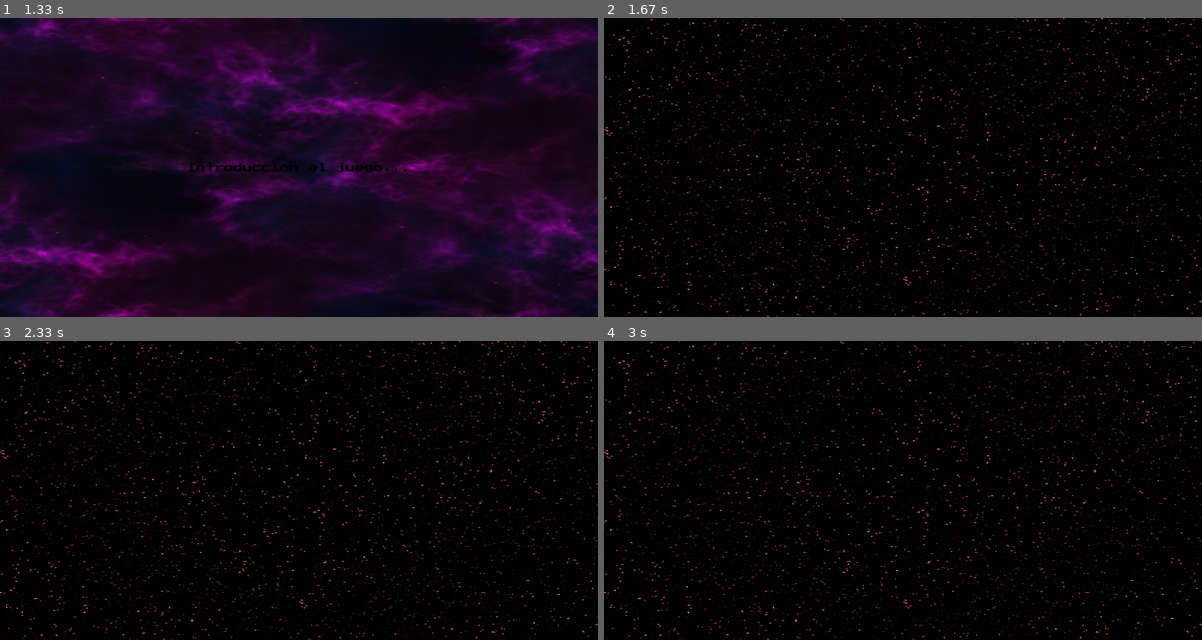
Above: before the commit, frames 1-4 (two rows, left to right).
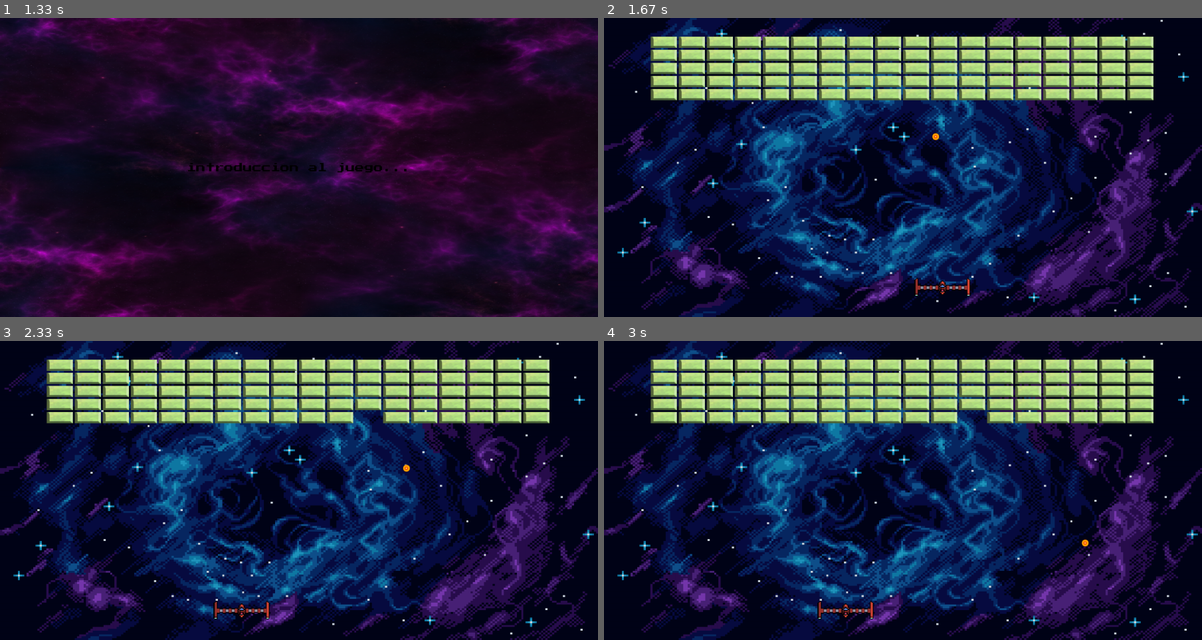
Above: after the commit, the same moments.

Repository: NahuelPiazza/Pygame_project_UTN
Game: pygame game, started from main.py
Two runs of this game, one before a commit and one after it. Both use one fixed random seed, a clock stepped at 60 frames per second and the inputs below.
Inputs:
- Up to frame 1 (1.33 s): click "Start" at 0.38 s; hold Right from 1.17 s (still down)
- Up to frame 2 (1.67 s): release Right at 1.63 s
- Up to frame 3 (2.33 s): hold Left 1.67-2.2 s; hold Left from 2.23 s (still down)
- Up to frame 4 (3 s): release Left at 2.63 s; hold Right from 2.67 s (still down)

Frame 1 is identical in both runs. In frame 2, 67% of the frame differs, in the area x 0-100%, y 0-100%; in frame 3, 67%; in frame 4, 67%.

Commit message:
features 0.04

Diff:
--- a/constants.py
+++ b/constants.py
@@ -15,7 +15,9 @@
 GAME_MUSIC_PATH = "assets/music/music_game.ogg"
 INTRO_MUSIC_PATH = "assets/music/music_intro.ogg"
 MENU_BUTTON_PATH = "assets/images/button_menu.png"
-PLAYER_SPRITE_PATH = "sprites/character/media/move_chr.png"
+PLAYER_SPRITE_PATH = "sprites/character/media/character_sprite.png"
+BRICK_SPRITE_PATH = "sprites/bricks/brick_green.png"
+BALL_SPRITE_PATH = "assets/images/ball.png"
 
 # colores
 
--- a/main.py
+++ b/main.py
@@ -1,107 +1,180 @@
 import pygame as pg
 import sys
+
+from screens import main_menu, introduction
 import constants
 
 pg.init()
 pg.mixer.init()
 
-# seteamos ancho y alto de pantalla
+#--------------------- seteamos ancho y alto de pantalla ---------------------
+
 screen = pg.display.set_mode((constants.DISPLAY_WIDTH, constants.DISPLAY_HEIGTH), pg.RESIZABLE)
 
-# colocamos el icono y titulo de la ventana
+# --------------------- colocamos el icono y titulo de la ventana ---------------------
+
 pg.display.set_icon(pg.image.load(constants.ICON_PATH).convert())
 pg.display.set_caption("Galaxnoid!")
 
-# Definir fuentes para los elementos
+# --------------------- Definir fuentes para los elementos ---------------------
+
 gral_text_font = pg.font.Font(constants.FONT_PATH, 25)
 title_font = pg.font.Font(constants.FONT_PATH, 74)
 border_font = pg.font.Font(constants.FONT_PATH, 75)
 button_font = pg.font.Font(constants.FONT_PATH, 35)
 
-# cargar y escalar la imagenes
+# --------------------- cargar y escalar la imagenes ---------------------
+
 background_menu = pg.transform.scale(pg.image.load(constants.BACKGROUND_MENU_PATH).convert(),(constants.DISPLAY_WIDTH,constants.DISPLAY_HEIGTH))
 background_introduction = pg.transform.scale(pg.image.load(constants.BACKGROUND_INTRO_PATH).convert(),(constants.DISPLAY_WIDTH,constants.DISPLAY_HEIGTH))
 background_game = pg.transform.scale(pg.image.load(constants.BACKGROUND_GAME_PATH).convert(),(constants.DISPLAY_WIDTH,constants.DISPLAY_HEIGTH))
-# contenedores Botones del menú
+spaceship_sprite = pg.transform.scale(pg.image.load(constants.PLAYER_SPRITE_PATH).convert_alpha(), (150, 50))
+ball_sprite = pg.transform.scale(pg.image.load(constants.BALL_SPRITE_PATH).convert_alpha(), (20, 20))
+brick_sprite = pg.transform.scale(pg.image.load(constants.BRICK_SPRITE_PATH).convert_alpha(), (70, 30))
+
+# --------------------- contenedores Botones del menú -------------------
+
 start_button = pg.Rect(constants.DISPLAY_WIDTH // 2 - 110, constants.DISPLAY_HEIGTH // 2 , 250, 80)
 ranking_button = pg.Rect(constants.DISPLAY_WIDTH // 2 - 110, constants.DISPLAY_HEIGTH // 2 + 100, 250, 80)
 exit_button = pg.Rect(constants.DISPLAY_WIDTH // 2 - 110, constants.DISPLAY_HEIGTH // 2 + 100, 250, 80)
 
 
-#cargamos musica
-
-
-#crea el sprite del jugador
-# sprite = pg.image.load(constants.PLAYER_SPRITE_PATH).convert_alpha()
-# sprite = pg.transform.scale(sprite, (100, 100))
-# sprite_rect = sprite.get_rect(center=(constants.DISPLAY_WIDTH // 2,constants.DISPLAY_HEIGTH // 2 + 250))
-
- # cargar y escalar la imagen del botón
+#  --------------------- ladrillos ---------------------
+
+brick_width, block_height = brick_sprite.get_size()
+brick_space = 5
+brick_rows = 5
+brick_columns = 18
+
+ladrillos = []
+inicio_x = (constants.DISPLAY_WIDTH // 2) - (brick_columns * (brick_width + brick_space)) // 2
+for fila in range(brick_rows):
+    for col in range(brick_columns):
+        ladrillo_x = inicio_x + col * (brick_width + brick_space)
+        ladrillo_y = 50 + fila * (block_height + brick_space)
+        ladrillos.append(brick_sprite.get_rect(topleft=(ladrillo_x, ladrillo_y)))
+
+# --------------------- pelotita ---------------------
+
+PELOTA_RADIO = 8
+pelota_x = constants.DISPLAY_WIDTH // 2
+pelota_y = constants.DISPLAY_HEIGTH // 2
+pelota_dx = 5 # Velocidad en x
+pelota_dy = -5 # Velocidad en y
+
+pelota_rect = pg.Rect(pelota_x - PELOTA_RADIO, pelota_y - PELOTA_RADIO,
+                          PELOTA_RADIO * 2, PELOTA_RADIO * 2)
+
+ # --------------------- cargar y escalar la imagen del botón ---------------------
+
 menu_button = pg.image.load(constants.MENU_BUTTON_PATH).convert_alpha()
 menu_button = pg.transform.scale(menu_button, (constants.DISPLAY_WIDTH // 3 - 180, constants.DISPLAY_HEIGTH // 2 - 290))
 
-# Textos de los botones
+# --------------------- Textos de los botones ---------------------
+
 text_start_button = button_font.render("Start", True, (190,190,190))
 text_exit_button = button_font.render("Exit", True, (190,190,190))
 text_ranking_button = button_font.render("ranking", True, (190,190,190))
 
-# pantalla de menu inicio
-def draw_menu():
-    screen.blit(background_menu, (0, 0))
-
-
-    # renderiza y dibuja el título del juego
-    title_text = title_font.render("Galaxnoid", True, constants.WHITE)
-    title_rect = title_text.get_rect()
-    # sombreado del título
-    borde_surf = border_font.render("Galaxnoid", True, constants.BLACK)
-    borde_rect =title_rect.move((screen.get_width() // 2 - title_text.get_width() // 2 + 10, screen.get_height() // 2 - 200))
-
-    #pegamos titulo y sombreado
-    screen.blit(borde_surf, borde_rect)
-    screen.blit(title_text, (screen.get_width() // 2 - title_text.get_width() // 2 + 5, screen.get_height() // 2 - 200))
-
-    #colocamos imagen de boton
-    screen.blit(menu_button, (screen.get_width() // 2 - title_text.get_width() // 2 + 150, screen.get_height() // 2 - 20))
-    screen.blit(menu_button, (screen.get_width() // 2 - title_text.get_width() // 2 + 150, screen.get_height() // 2 + 110))
-    screen.blit(menu_button, (screen.get_width() // 2 - title_text.get_width() // 2 + 150, screen.get_height() // 2 + 240))
-
-    # dibuja el texto de los botones y los pega
-    screen.blit(text_start_button, (start_button.x + (start_button.width - text_start_button.get_width()) // 2 - 18, start_button.y + (start_button.height - text_start_button.get_height()) // 2 ))
-    screen.blit(text_exit_button, (exit_button.x + (exit_button.width - text_exit_button.get_width()) // 2 - 20, exit_button.y + (exit_button.height - text_exit_button.get_height()) // 2 + 155))
-    screen.blit(text_ranking_button, (ranking_button.x + (ranking_button.width - text_ranking_button.get_width()) // 2 - 20, ranking_button.y + (ranking_button.height - text_ranking_button.get_height()) // 2 + 25))
-
-# pantalla de introduccion
-def introduction():
-    screen.blit(background_introduction, (0, 0))
-    intro_text = gral_text_font.render("introduccion al juego...", True, constants.BLACK)
-    screen.blit(intro_text, (screen.get_width() // 2 - intro_text.get_width() // 2, screen.get_height() // 2 - intro_text.get_height() // 2))
-    pg.display.flip()
-    pg.time.delay(1000)
+# --------------------- posicion inicial nave ---------------------
+character_sprite_rect = spaceship_sprite.get_rect(center=(constants.DISPLAY_WIDTH // 2,constants.DISPLAY_HEIGTH // 2 + 320))
 
 # pantalla del juego
 def game():
-    # limpiamos la pantalla
-    screen.fill(constants.BLACK)
+
+    global pelota_dx, pelota_dy, ladrillos, playing # Acceso a variables globales
+
+    # Limitar la nave a los bordes de la pantalla
+    character_sprite_rect.x = max(0, character_sprite_rect.x)
+    character_sprite_rect.x = min(constants.DISPLAY_WIDTH - character_sprite_rect.width, character_sprite_rect.x)
+
+    #
+    # 1.  Movimiento de la Pelota
+    pelota_rect.x += pelota_dx
+    pelota_rect.y += pelota_dy
+
+
+    # Colisión Izquierda
+    if pelota_rect.left <= 0:
+        pelota_dx = abs(pelota_dx) # Fuerza el rebote hacia la derecha
+        pelota_rect.left = 0       # Corrige la posición
+    # Colisión Derecha
+    elif pelota_rect.right >= constants.DISPLAY_WIDTH:
+        pelota_dx = -abs(pelota_dx) # Fuerza el rebote hacia la izquierda
+        pelota_rect.right = constants.DISPLAY_WIDTH # Corrige la posición
+    # Colisión Superior
+    if pelota_rect.top <= 0:
+        pelota_dy = abs(pelota_dy) # Fuerza el rebote hacia abajo
+        pelota_rect.top = 0      # Corrige la posición
+
+    # B. Colisión Pelota con la Nave (Pala)
+    if pelota_rect.colliderect(character_sprite_rect) and pelota_dy > 0:
+        # Solo rebota si la pelota baja
+        pelota_dy *= -1
+        pelota_rect.bottom = character_sprite_rect.top # Asegura que no se atasque
+
+        # Lógica de rebote angular (convertido a entero para Pygame)
+        diferencia = pelota_rect.centerx - character_sprite_rect.centerx
+        pelota_dx = int(diferencia * 0.15)
+
+        # Aseguramos una velocidad mínima en X para que no se mueva verticalmente (evita estancamiento)
+        if abs(pelota_dx) < 1:
+            pelota_dx = 1 if diferencia > 0 else -1
+
+    # C. Colisión Pelota con Ladrillos
+    ladrillos_a_eliminar = []
+    for ladrillo in ladrillos:
+        if pelota_rect.colliderect(ladrillo):
+            # Invertimos la dirección vertical y eliminamos el ladrillo
+            pelota_dy *= -1
+
+            # Ajustamos posición para evitar doble rebote
+            pelota_rect.top = ladrillo.bottom if pelota_dy > 0 else ladrillo.top - pelota_rect.height
+
+            ladrillos_a_eliminar.append(ladrillo)
+            break # Solo un ladrillo a la vez
+
+    # Eliminar los ladrillos golpeados
+    for ladrillo in ladrillos_a_eliminar:
+        ladrillos.remove(ladrillo)
+
+    # 4. Condiciones de Fin de Juego (Perder y Ganar)
+
+    # Perder: Si la pelota cae por debajo de la nave (Game Over)
+    if pelota_rect.bottom >= constants.DISPLAY_HEIGTH:
+        playing = False
+        print("¡GAME OVER!")
+        # Aquí podrías añadir una pantalla de Game Over
+
+    # Ganar: Si no quedan ladrillos
+    if not ladrillos:
+        playing = False
+        print("¡VICTORIA!")
+        # Aquí podrías añadir una pantalla de Victoria
+
+    # 5. Dibujo (Renderizado)
     screen.blit(background_game, (0, 0))
 
-    # screen.fill(constants.GRAY)
-    # # dibuja el sprite en la pantalla
-    # screen.blit(sprite, sprite_rect)
-    # keys = pg.key.get_pressed()
-    # if keys[pg.K_LEFT]:
-    #     sprite_rect.x = max(0, sprite_rect.x)
-    #     sprite_rect.x = min(constants.DISPLAY_WIDTH - sprite_rect.width, sprite_rect.x)
-    #     sprite_rect.x -= 5
-    # if keys[pg.K_RIGHT]:
-    #     sprite_rect.x = max(0, sprite_rect.x)
-    #     sprite_rect.x = min(constants.DISPLAY_WIDTH - sprite_rect.width, sprite_rect.x)
-    #     sprite_rect.x += 5
-
-
-
-    # pg.display.set_caption(f"Bushi-Do!  X: {sprite_rect.x} Y: {sprite_rect.y}")
-    # pg.display.update()
+    # Dibujar Ladrillos
+    for ladrillo in ladrillos:
+        screen.blit(brick_sprite, ladrillo)
+
+    # Dibujar Nave (Pala)
+    screen.blit(spaceship_sprite, character_sprite_rect)
+
+    # Dibujar Pelota (usamos el centro del Rect para el círculo)
+    screen.blit(ball_sprite, (pelota_rect.x, pelota_rect.y))
+
+
+    keys = pg.key.get_pressed()
+    if keys[pg.K_LEFT]:
+        character_sprite_rect.x = max(0, character_sprite_rect.x)
+        character_sprite_rect.x = min(constants.DISPLAY_WIDTH - character_sprite_rect.width, character_sprite_rect.x)
+        character_sprite_rect.x -= 7
+    if keys[pg.K_RIGHT]:
+        character_sprite_rect.x = max(0, character_sprite_rect.x)
+        character_sprite_rect.x = min(constants.DISPLAY_WIDTH - character_sprite_rect.width, character_sprite_rect.x)
+        character_sprite_rect.x += 7
 
 
 
@@ -109,9 +182,6 @@
     clock = pg.time.Clock()
     # variable para controlar el bucle principal
     run = True
-
-    position_x, position_y = 100, 100
-    movement = (0, 0)
     mostra_menu = True
     introducction = True
     game_music_playing = False
@@ -128,42 +198,34 @@
         for event in pg.event.get():
             # si el tipo de evento coincide con el evento de salir
             if event.type == pg.QUIT:
-                run = False
-                # Salir del juego
+                run = False # Salir del juego
 
             elif event.type == pg.MOUSEBUTTONDOWN and mostra_menu:
                 mouse_pos = pg.mouse.get_pos()
                 if start_button.collidepoint(mouse_pos):
                     pg.mixer.music.stop()
-                    mostra_menu = False
-                     # Iniciar el juego
+                    mostra_menu = False # Iniciar el juego
                 elif exit_button.collidepoint(mouse_pos):
-                    run = False
-                     # Salir del juego
+                    run = False # Salir del juego
 
         if mostra_menu:
-
-
-            draw_menu()
-                            # pg.mixer.music.load(constants.MENU_MUSIC_PATH)
-                            # pg.mixer.music.play(3)
+            main_menu.draw_menu(screen,background_menu, title_font, border_font, menu_button, text_start_button, text_exit_button, text_ranking_button,start_button, exit_button, ranking_button)
 
         else:
 
             if introducction and not intro_music_playing:
                 pg.mixer.music.load(constants.INTRO_MUSIC_PATH)
                 pg.mixer.music.play(-1)
-                introduction()
+                introduction.introduction(screen, background_introduction, gral_text_font)
                 introducction = False
 
 
             else:
                 if not game_music_playing:
-
                     pg.mixer.music.load(constants.GAME_MUSIC_PATH)
                     pg.mixer.music.play(-1)
                     game_music_playing = True
-            # Lógica del juego (por ahora vacío)
+
                 game()
 
         # actualiza la pantalla
--- /dev/null
+++ b/screens/introduction.py
@@ -0,0 +1,11 @@
+import pygame as pg
+import sys
+
+import constants
+
+def introduction(screen, background_introduction, gral_text_font):
+    screen.blit(background_introduction, (0, 0))
+    intro_text = gral_text_font.render("introduccion al juego...", True, constants.BLACK)
+    screen.blit(intro_text, (screen.get_width() // 2 - intro_text.get_width() // 2, screen.get_height() // 2 - intro_text.get_height() // 2))
+    pg.display.flip()
+    pg.time.delay(1000)
--- /dev/null
+++ b/screens/main_menu.py
@@ -0,0 +1,27 @@
+import pygame as pg
+import constants
+# pantalla de menu inicio
+def draw_menu(screen,background_menu, title_font, border_font, menu_button, text_start_button, text_exit_button, text_ranking_button,start_button, exit_button, ranking_button):
+    screen.blit(background_menu, (0, 0))
+
+
+    # renderiza y dibuja el título del juego
+    title_text = title_font.render("Galaxnoid", True, constants.WHITE)
+    title_rect = title_text.get_rect()
+    # sombreado del título
+    borde_surf = border_font.render("Galaxnoid", True, constants.BLACK)
+    borde_rect =title_rect.move((screen.get_width() // 2 - title_text.get_width() // 2 + 10, screen.get_height() // 2 - 200))
+
+    #pegamos titulo y sombreado
+    screen.blit(borde_surf, borde_rect)
+    screen.blit(title_text, (screen.get_width() // 2 - title_text.get_width() // 2 + 5, screen.get_height() // 2 - 200))
+
+    #colocamos imagen de boton
+    screen.blit(menu_button, (screen.get_width() // 2 - title_text.get_width() // 2 + 150, screen.get_height() // 2 - 20))
+    screen.blit(menu_button, (screen.get_width() // 2 - title_text.get_width() // 2 + 150, screen.get_height() // 2 + 110))
+    screen.blit(menu_button, (screen.get_width() // 2 - title_text.get_width() // 2 + 150, screen.get_height() // 2 + 240))
+
+    # dibuja el texto de los botones y los pega
+    screen.blit(text_start_button, (start_button.x + (start_button.width - text_start_button.get_width()) // 2 - 18, start_button.y + (start_button.height - text_start_button.get_height()) // 2 ))
+    screen.blit(text_exit_button, (exit_button.x + (exit_button.width - text_exit_button.get_width()) // 2 - 20, exit_button.y + (exit_button.height - text_exit_button.get_height()) // 2 + 155))
+    screen.blit(text_ranking_button, (ranking_button.x + (ranking_button.width - text_ranking_button.get_width()) // 2 - 20, ranking_button.y + (ranking_button.height - text_ranking_button.get_height()) // 2 + 25))
Binary file changed: assets/images/background_game.png
Binary file added: assets/images/ball.png
Empty file added: screens/__init__.py
Empty file added: screens/in_game.py
Binary file added: sprites/bricks/brick_colourful.png
Binary file added: sprites/bricks/brick_green.png
Binary file added: sprites/character/media/character_sprite.png
Binary file added: sprites/powerups/pwup_1.png
Binary file added: sprites/powerups/pwup_2.png
Binary file added: sprites/powerups/pwup_3.png
